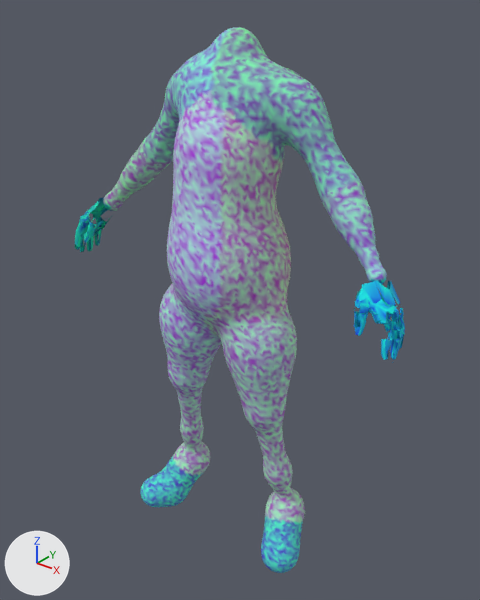
The glTF model godot-world-fracture/models/operators/bodies/civ-nyx-female.glb, before and after one commit.
The view is the same before and after, from a 50 mm lens placed at (1.048, -1.303, 1.574), pointed at (0.0, 0.007, 0.762). Arrows for +X, +Y and +Z are at lower left; the lights stay in place. The picture after the commit comes second.

The first picture shows 'civilian'.
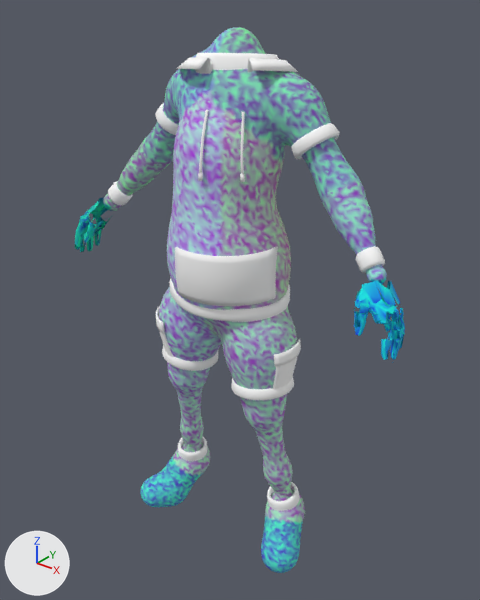
Changed parts and their boxes [x1, y1, x2, y2] in the pictures (480 x 600 px):
'Piece_pocket', added
    after: [175, 247, 278, 306]
'Piece_hem', added
    after: [169, 278, 290, 322]
'Piece_shorts_hems', added
    after: [162, 346, 294, 400]
'Piece_sleeve_hems', added
    after: [156, 103, 340, 159]
'Piece_cargo', added
    after: [156, 306, 301, 389]
'Piece_shirt_collar', added
    after: [176, 57, 298, 74]
'Piece_rib_collar', added
    after: [196, 53, 279, 70]
'Piece_cuffs', added
    after: [108, 181, 385, 273]
'Piece_ankle_cuffs', added
    after: [178, 437, 300, 511]
'Piece_strings', added
    after: [198, 110, 245, 182]

The edits, one by one:
Material 'civilian.001' (mat_civilian_001) is new.
Its base color is (1.0, 1.0, 1.0) (white #ffffff).
Its roughness is 0.92.
Mesh me_piece_strings is new.
It has 180 vertices, 344 faces and spans x 0.024..0.128, y -0.195..-0.108, z 1.154..1.306.
It uses material mat_civilian_001 (white #ffffff).
Mesh me_piece_sleeve_hems is new.
It has 384 vertices, 768 faces and spans x -0.265..0.275, y -0.054..0.061, z 1.191..1.279.
It uses material mat_civilian_001 (white #ffffff).
Mesh me_piece_shorts_hems is new.
It has 384 vertices, 768 faces and spans x -0.213..0.222, y -0.15..0.02, z 0.557..0.611.
It uses material mat_civilian_001 (white #ffffff).
Mesh me_piece_shirt_collar is new.
It has 280 vertices, 556 faces and spans x -0.138..0.15, y -0.145..0.132, z 1.343..1.413.
It uses material mat_civilian_001 (white #ffffff).
Mesh me_piece_rib_collar is new.
It has 240 vertices, 480 faces and spans x -0.098..0.112, y -0.103..0.092, z 1.343..1.422.
It uses material mat_civilian_001 (white #ffffff).
Mesh me_piece_pocket is new.
It has 270 vertices, 536 faces and spans x -0.038..0.173, y -0.217..-0.049, z 0.843..0.979.
It uses material mat_civilian_001 (white #ffffff).
Mesh me_piece_hem is new.
It has 288 vertices, 576 faces and spans x -0.172..0.178, y -0.192..0.121, z 0.796..0.831.
It uses material mat_civilian_001 (white #ffffff).
Mesh me_piece_cuffs is new.
It has 384 vertices, 768 faces and spans x -0.439..0.446, y -0.083..-0.013, z 0.972..1.042.
It uses material mat_civilian_001 (white #ffffff).
Mesh me_piece_cargo is new.
It has 468 vertices, 920 faces and spans x -0.219..0.229, y -0.168..-0.004, z 0.575..0.717.
It uses material mat_civilian_001 (white #ffffff).
Mesh me_piece_ankle_cuffs is new.
It has 384 vertices, 768 faces and spans x -0.229..0.235, y -0.069..0.033, z 0.138..0.205.
It uses material mat_civilian_001 (white #ffffff).
Object 'Piece_strings' (ob_piece_strings) is new; it shows me_piece_strings.
Its location is (0.0, 0.0, 0.0).
Object 'Piece_sleeve_hems' (ob_piece_sleeve_hems) is new; it shows me_piece_sleeve_hems.
Its location is (0.0, 0.0, 0.0).
Object 'Piece_shorts_hems' (ob_piece_shorts_hems) is new; it shows me_piece_shorts_hems.
Its location is (0.0, 0.0, 0.0).
Object 'Piece_shirt_collar' (ob_piece_shirt_collar) is new; it shows me_piece_shirt_collar.
Its location is (0.0, 0.0, 0.0).
Object 'Piece_rib_collar' (ob_piece_rib_collar) is new; it shows me_piece_rib_collar.
Its location is (0.0, 0.0, 0.0).
Object 'Piece_pocket' (ob_piece_pocket) is new; it shows me_piece_pocket.
Its location is (0.0, 0.0, 0.0).
Object 'Piece_hem' (ob_piece_hem) is new; it shows me_piece_hem.
Its location is (0.0, 0.0, 0.0).
Object 'Piece_cuffs' (ob_piece_cuffs) is new; it shows me_piece_cuffs.
Its location is (0.0, 0.0, 0.0).
Object 'Piece_cargo' (ob_piece_cargo) is new; it shows me_piece_cargo.
Its location is (0.0, 0.0, 0.0).
Object 'Piece_ankle_cuffs' (ob_piece_ankle_cuffs) is new; it shows me_piece_ankle_cuffs.
Its location is (0.0, 0.0, 0.0).
